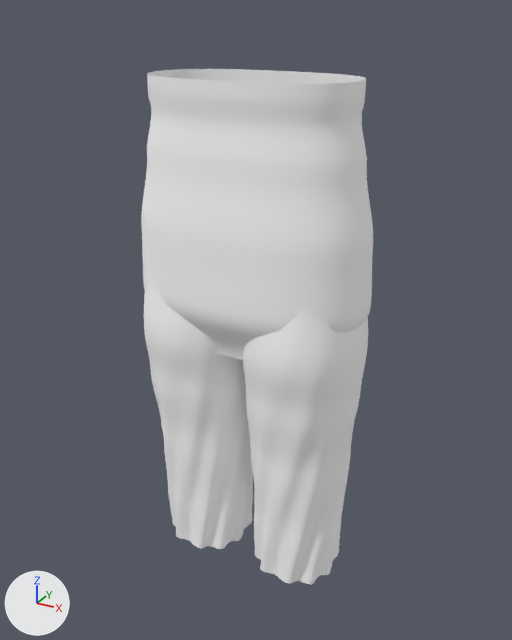
Two versions of the glTF model src/assets/models/blank_pants.glb, one commit apart.
Rendered twice from a camera (50 mm lens) standing at (0.625, -1.124, 0.605) and looking at (-0.002, 0.016, 0.035). Lighting does not change. The marker at lower left points along +X, +Y and +Z. The older version comes first.

The older version as bpy lines, for what is in view:
```python
me_pants = bpy.data.meshes.new('Pants')
me_pants.from_pydata(...)  # 6912 vertices, 13440 faces; spans x -0.232..0.232, y -0.13..0.13, z -0.5..0.5
me_pants.materials.append(mat_fabric)  # white #ffffff
ob_pants = bpy.data.objects.new('Pants', me_pants)
ob_pants.location = (0.0, 0.0, 0.0)
```
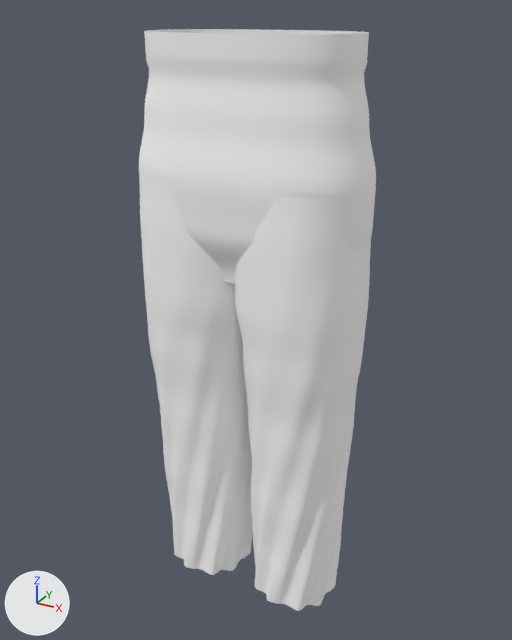
The change, as a list of edits to the scene's bpy script:
```text
Change me_pants:
    used by ob_pants; location = (0.0, 0.0, 0.0)
    remove me_pants.from_pydata(...)  # 6912 vertices, 13440 faces; spans x -0.232..0.232, y -0.13..0.13, z -0.5..0.5
    add me_pants.from_pydata(...)  # 7936 vertices, 15488 faces; spans x -0.226..0.226, y -0.126..0.126, z -0.57..0.57
    me_pants part 1: the loose piece of 2560 vertices spanning x 0.0..0.228, y -0.126..0.126, z -0.5..0.16 is rebuilt with 3072 vertices and now spans x -0.022..0.224, y -0.122..0.122, z -0.57..0.33
    me_pants part 2: the loose piece of 2560 vertices spanning x -0.228..0.0, y -0.126..0.126, z -0.5..0.16 is rebuilt with 3072 vertices and now spans x -0.224..0.022, y -0.122..0.122, z -0.57..0.33
    me_pants part 3: the loose piece of 1792 vertices spanning x -0.232..0.232, y -0.13..0.13, z 0.0..0.5 is rebuilt with 1792 vertices and now spans x -0.226..0.226, y -0.126..0.126, z 0.15..0.57
```

Pixel boxes (x1, y1, x2, y2) of what changed, in the pictures (512 x 640 px):
'Pants', reshaped (13% taller)
    before: (141, 69, 373, 585)
    after: (139, 29, 376, 611)
part 1 of me_pants, rebuilt
    before: (243, 308, 368, 585)
    after: (234, 195, 371, 611)
part 2 of me_pants, rebuilt
    before: (144, 276, 253, 549)
    after: (139, 173, 253, 575)
part 3 of me_pants, rebuilt (13% shorter)
    before: (141, 69, 373, 360)
    after: (139, 29, 376, 283)
